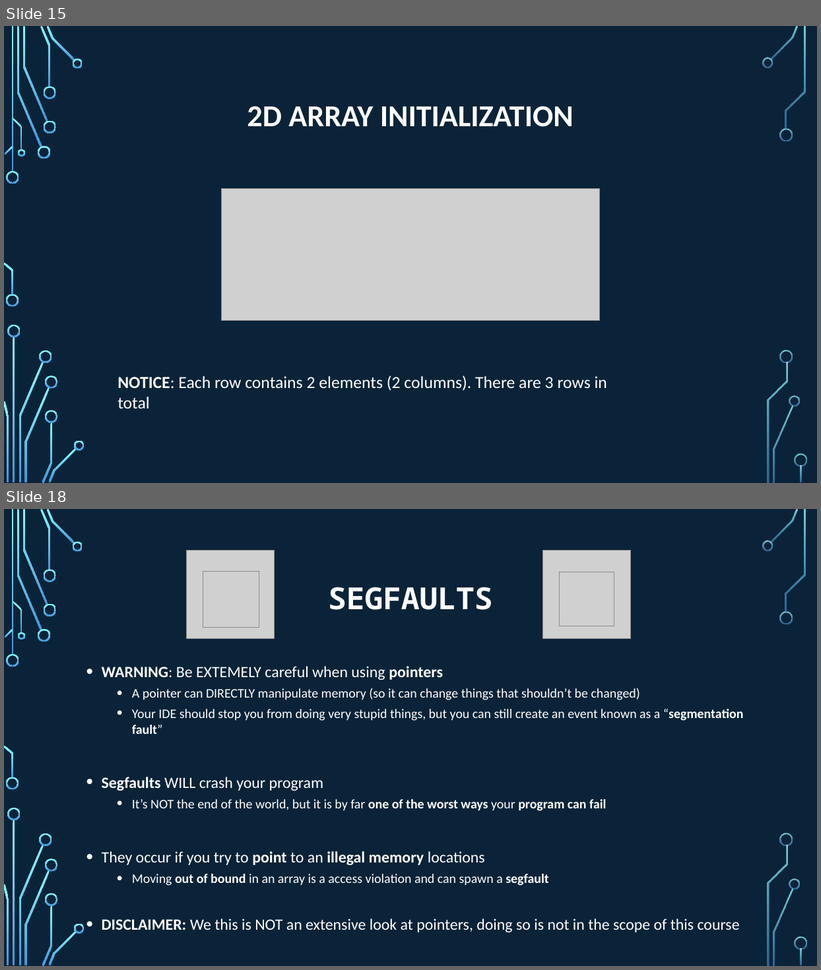
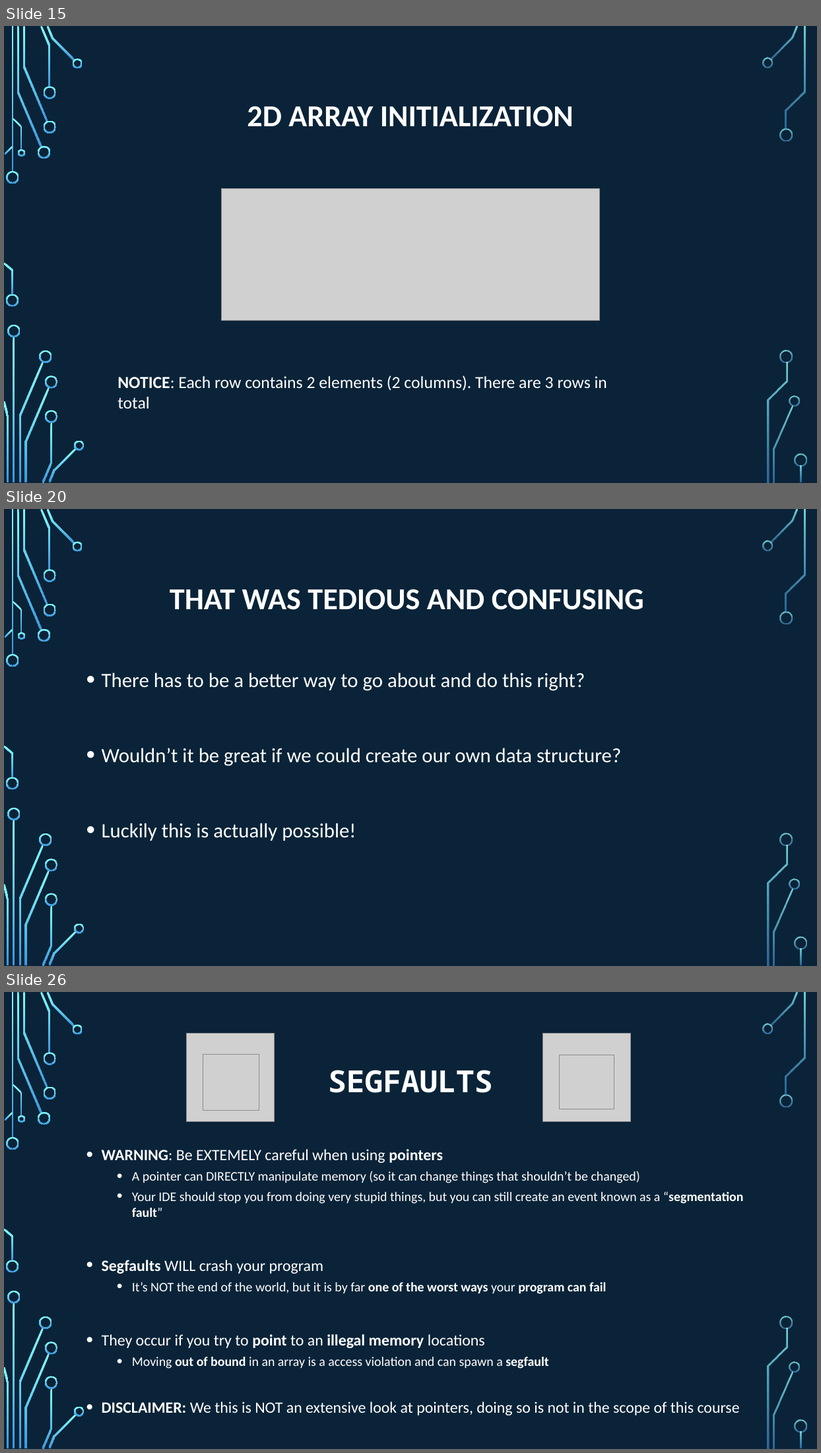
Before and after one commit to psypdt/ZIS_C-_Summer_Course_2019, a slide deck: Day_5/Day_5.pptx. Shown one above the other, each under a label of ours: slides 15 and 18 before the commit, slides 15, 20 and 26 after it; the slides between them are not shown. The pictures are 821x970 and 821x1453 pixels, drawn with LibreOffice and Linux fonts; fonts in the diff are those of the drawing; grey boxes stand for pictures; background and template pictures are left out. Boxes give left, top, right and bottom in pixels: in the first picture for what was removed or moved away, otherwise in the second. Text is boxed around its words. In the diff, an @@ line names an element or a change of style, - is before the commit and + after.

```diff
--- a/Day_5/Day_5.pptx
+++ b/Day_5/Day_5.pptx
@@ slide 20 added at bbox=[4, 509, 817, 966], background picture (left out); not listed: 36 template elements that a slide beside it also shows @@
@@ title added at bbox=[170, 589, 644, 610], 36 pt, text #FFFFFF, bold @@
+THAT WAS TEDIOUS AND CONFUSING
@@ text added at bbox=[102, 673, 621, 841], 24 pt, text #FFFFFF @@
+• There has to be a better way to go about and do this right?
+• Wouldn’t it be great if we could create our own data structure?
+• Luckily this is actually possible!
@@ what was slide 18 is now slide 26 @@
```
Also in this commit, not shown: 1 slide changed, 8 other slides added, 1 slide removed, 1 other file.
